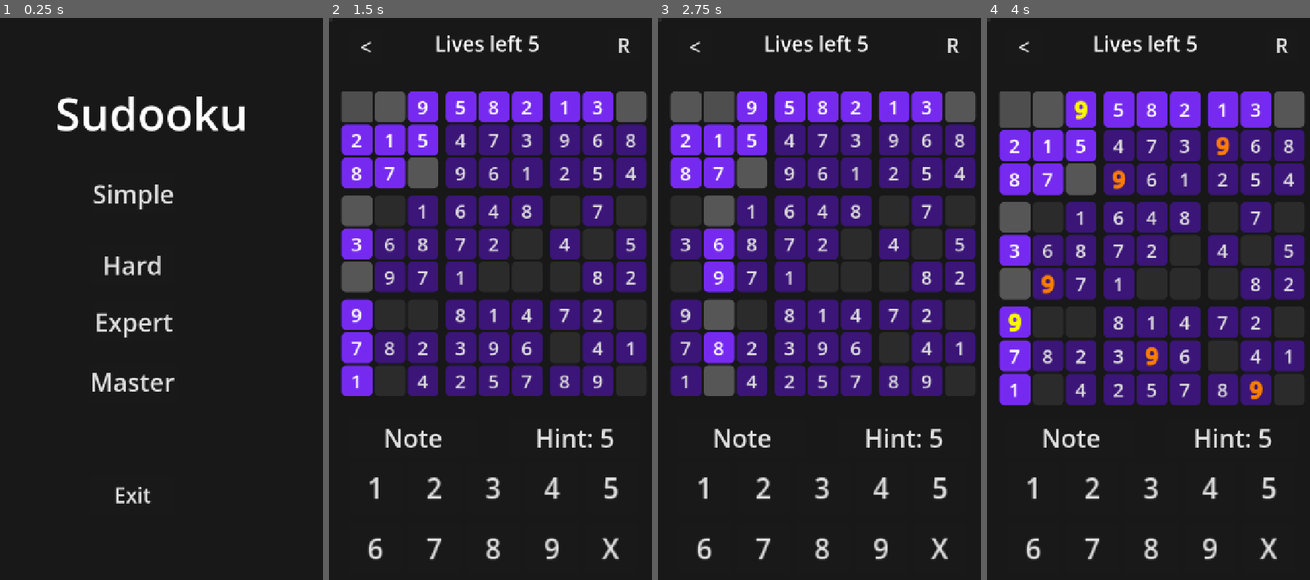
Above: before the commit, frames 1-4 (left to right).
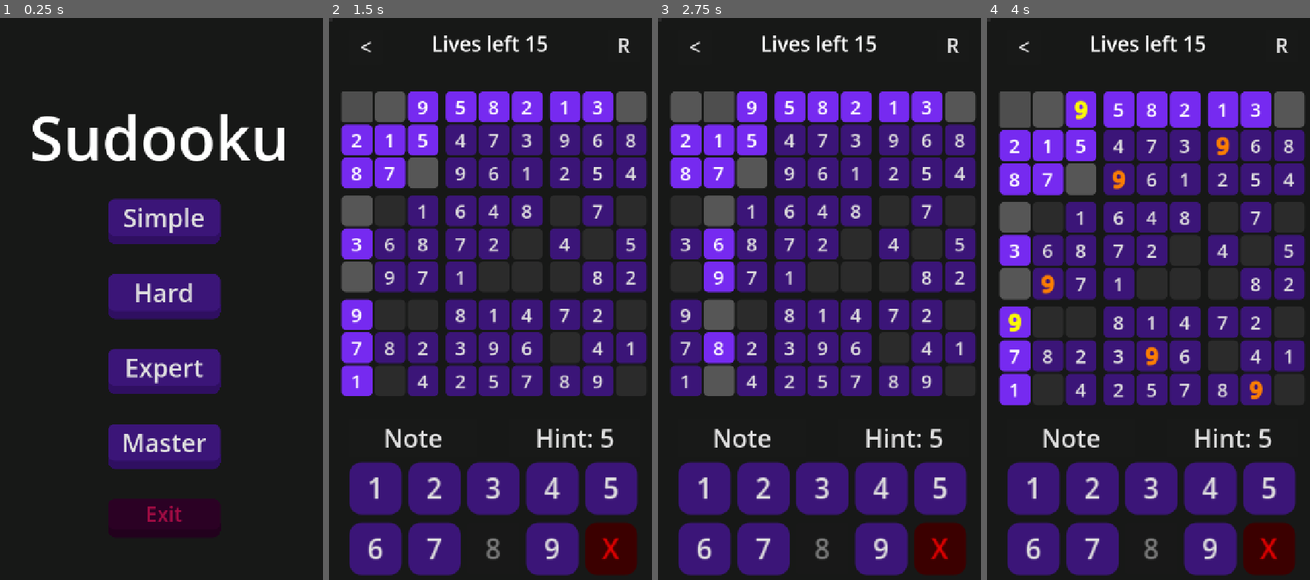
Above: after the commit, the same moments.

Repository: ba6ul/Sudooku
Game: Godot game, scene res://scenes/MainMenu.tscn
Two runs of this game, one before a commit and one after it. Both use one fixed random seed, a clock stepped at 60 frames per second and the inputs below.
Inputs (mouse positions are in pixels of both pictures, inside the frame that each line leads up to):
- Up to frame 1 (0.25 s): no input
- Up to frame 2 (1.5 s): click "Simple" at 0.5 s; click (358, 107) at 1.27 s
- Up to frame 3 (2.75 s): click (719, 107) at 2.02 s
- Up to frame 4 (4 s): click "9" at 2.75 s; click (1016, 107) at 3.52 s

The runs differ from the first frame. In frame 1, 16% of the frame differs, in the area x 9-89%, y 13-90%; in frame 2, 14%; in frame 3, 14%; in frame 4, 14%.

Commit message:
Improved UI and Highlighting, Added Win/Lose Scenes, and Organized Code
- Added custom UI themes
- Created Win and Lose scenes
- Improved overall UI layout and styling
- Enhanced highlight function performance (2x faster)
- Organized and cleaned up code structure

Diff:
--- a/project.godot
+++ b/project.godot
@@ -24,6 +24,7 @@
 
 window/size/viewport_width=720
 window/size/viewport_height=1280
+window/size/mode=1
 window/size/resizable=false
 window/size/window_width_override=360
 window/size/window_height_override=640
--- a/scenes/Game.tscn
+++ b/scenes/Game.tscn
@@ -1,13 +1,12 @@
 [gd_scene load_steps=6 format=3 uid="uid://cwh3rvrytveu7"]
 
 [ext_resource type="Script" uid="uid://cl6j45efhdttb" path="res://scripts/game.gd" id="1_cdfni"]
+[ext_resource type="Theme" uid="uid://bym84v7my4448" path="res://scenes/keypad.tres" id="2_78awf"]
 [ext_resource type="Script" uid="uid://caw6uv71qvqg5" path="res://scenes/game_ui_buttons.gd" id="2_cpr0p"]
 
 [sub_resource type="StyleBoxEmpty" id="StyleBoxEmpty_78awf"]
 
 [sub_resource type="StyleBoxEmpty" id="StyleBoxEmpty_qbsmt"]
-
-[sub_resource type="StyleBoxEmpty" id="StyleBoxEmpty_cpr0p"]
 
 [node name="SudookuGame" type="Node2D"]
 script = ExtResource("1_cdfni")
@@ -33,6 +32,7 @@
 [node name="Button" type="Button" parent="SelectGrid"]
 custom_minimum_size = Vector2(64, 64)
 layout_mode = 2
+theme = ExtResource("2_78awf")
 theme_override_font_sizes/font_size = 34
 theme_override_styles/focus = SubResource("StyleBoxEmpty_78awf")
 text = "1"
@@ -40,6 +40,7 @@
 [node name="Button2" type="Button" parent="SelectGrid"]
 custom_minimum_size = Vector2(64, 64)
 layout_mode = 2
+theme = ExtResource("2_78awf")
 theme_override_font_sizes/font_size = 34
 theme_override_styles/focus = SubResource("StyleBoxEmpty_78awf")
 text = "2"
@@ -47,6 +48,7 @@
 [node name="Button3" type="Button" parent="SelectGrid"]
 custom_minimum_size = Vector2(64, 64)
 layout_mode = 2
+theme = ExtResource("2_78awf")
 theme_override_font_sizes/font_size = 34
 theme_override_styles/focus = SubResource("StyleBoxEmpty_78awf")
 text = "3"
@@ -54,6 +56,7 @@
 [node name="Button4" type="Button" parent="SelectGrid"]
 custom_minimum_size = Vector2(64, 64)
 layout_mode = 2
+theme = ExtResource("2_78awf")
 theme_override_font_sizes/font_size = 34
 theme_override_styles/focus = SubResource("StyleBoxEmpty_78awf")
 text = "4"
@@ -61,6 +64,7 @@
 [node name="Button5" type="Button" parent="SelectGrid"]
 custom_minimum_size = Vector2(64, 64)
 layout_mode = 2
+theme = ExtResource("2_78awf")
 theme_override_font_sizes/font_size = 34
 theme_override_styles/focus = SubResource("StyleBoxEmpty_78awf")
 text = "5"
@@ -68,6 +72,7 @@
 [node name="Button6" type="Button" parent="SelectGrid"]
 custom_minimum_size = Vector2(64, 64)
 layout_mode = 2
+theme = ExtResource("2_78awf")
 theme_override_font_sizes/font_size = 34
 theme_override_styles/focus = SubResource("StyleBoxEmpty_78awf")
 text = "6"
@@ -75,6 +80,7 @@
 [node name="Button7" type="Button" parent="SelectGrid"]
 custom_minimum_size = Vector2(64, 64)
 layout_mode = 2
+theme = ExtResource("2_78awf")
 theme_override_font_sizes/font_size = 34
 theme_override_styles/focus = SubResource("StyleBoxEmpty_78awf")
 text = "7"
@@ -82,6 +88,7 @@
 [node name="Button8" type="Button" parent="SelectGrid"]
 custom_minimum_size = Vector2(64, 64)
 layout_mode = 2
+theme = ExtResource("2_78awf")
 theme_override_font_sizes/font_size = 34
 theme_override_styles/focus = SubResource("StyleBoxEmpty_78awf")
 text = "8"
@@ -89,6 +96,7 @@
 [node name="Button9" type="Button" parent="SelectGrid"]
 custom_minimum_size = Vector2(64, 64)
 layout_mode = 2
+theme = ExtResource("2_78awf")
 theme_override_font_sizes/font_size = 34
 theme_override_styles/focus = SubResource("StyleBoxEmpty_78awf")
 text = "9"
@@ -164,6 +172,7 @@
 text = "Note"
 
 [node name="clear_Button" type="Button" parent="UI Buttons"]
+self_modulate = Color(1, 0, 0, 1)
 custom_minimum_size = Vector2(64, 64)
 layout_mode = 0
 offset_left = 562.4
@@ -171,8 +180,8 @@
 offset_right = 626.4
 offset_bottom = 1174.2
 scale = Vector2(1.8, 1.8)
+theme = ExtResource("2_78awf")
 theme_override_font_sizes/font_size = 34
-theme_override_styles/focus = SubResource("StyleBoxEmpty_cpr0p")
 text = "X"
 
 [connection signal="pressed" from="UI Buttons/HintButton" to="." method="_on_hint_button_pressed"]
--- /dev/null
+++ b/scenes/MainMenu.tres
@@ -0,0 +1,22 @@
+[gd_resource type="Theme" load_steps=3 format=3 uid="uid://c38rj6xd6og8i"]
+
+[sub_resource type="StyleBoxFlat" id="StyleBoxFlat_420sr"]
+
+[sub_resource type="StyleBoxFlat" id="StyleBoxFlat_ukcvp"]
+bg_color = Color(0.231373, 0.0823529, 0.470588, 1)
+border_width_bottom = 18
+border_color = Color(0.183, 0.0586812, 0.382038, 1)
+corner_radius_top_left = 15
+corner_radius_top_right = 15
+corner_radius_bottom_right = 15
+corner_radius_bottom_left = 15
+expand_margin_left = 30.0
+expand_margin_top = 2.0
+expand_margin_right = 30.0
+expand_margin_bottom = 2.0
+
+[resource]
+Button/styles/focus = SubResource("StyleBoxFlat_420sr")
+Button/styles/hover = SubResource("StyleBoxFlat_ukcvp")
+Button/styles/normal = SubResource("StyleBoxFlat_ukcvp")
+Button/styles/pressed = SubResource("StyleBoxFlat_ukcvp")
--- a/scenes/MainMenu.tscn
+++ b/scenes/MainMenu.tscn
@@ -1,4 +1,6 @@
-[gd_scene load_steps=2 format=3 uid="uid://b8cfij1hitehy"]
+[gd_scene load_steps=3 format=3 uid="uid://b8cfij1hitehy"]
+
+[ext_resource type="Theme" uid="uid://c38rj6xd6og8i" path="res://scenes/MainMenu.tres" id="1_yqorp"]
 
 [sub_resource type="GDScript" id="GDScript_ukcvp"]
 script/source = "extends Node2D
@@ -41,56 +43,68 @@
 [node name="MainMenu" type="Node2D"]
 script = SubResource("GDScript_ukcvp")
 
-[node name="Label" type="Label" parent="."]
-offset_left = 121.0
-offset_top = 139.0
-offset_right = 545.0
-offset_bottom = 276.0
-theme_override_font_sizes/font_size = 100
+[node name="ColorRect" type="ColorRect" parent="."]
+offset_right = 720.0
+offset_bottom = 1280.0
+color = Color(0.0901961, 0.0941176, 0.0901961, 1)
+
+[node name="Label" type="Label" parent="ColorRect"]
+z_index = 2
+layout_mode = 2
+offset_left = 64.0
+offset_top = 168.0
+offset_right = 640.0
+offset_bottom = 320.0
+theme_override_font_sizes/font_size = 135
 text = "Sudooku"
 
-[node name="Easy" type="Button" parent="."]
-offset_left = 199.0
-offset_top = 343.0
-offset_right = 386.0
-offset_bottom = 430.0
+[node name="VBoxContainer" type="VBoxContainer" parent="ColorRect"]
+layout_mode = 1
+anchors_preset = 13
+anchor_left = 0.5
+anchor_right = 0.5
+anchor_bottom = 1.0
+offset_left = -93.0
+offset_top = 400.0
+offset_right = 93.0
+offset_bottom = 400.0
+grow_horizontal = 2
+grow_vertical = 2
+theme_override_constants/separation = 70
+
+[node name="Easy" type="Button" parent="ColorRect/VBoxContainer"]
+layout_mode = 2
+theme = ExtResource("1_yqorp")
 theme_override_font_sizes/font_size = 55
 text = "Simple"
 
-[node name="Hard" type="Button" parent="."]
-offset_left = 199.0
-offset_top = 500.0
-offset_right = 383.0
-offset_bottom = 587.0
+[node name="Hard" type="Button" parent="ColorRect/VBoxContainer"]
+layout_mode = 2
+theme = ExtResource("1_yqorp")
 theme_override_font_sizes/font_size = 55
 text = "Hard"
 
-[node name="Expert" type="Button" parent="."]
-offset_left = 202.0
-offset_top = 625.0
-offset_right = 386.0
-offset_bottom = 712.0
+[node name="Expert" type="Button" parent="ColorRect/VBoxContainer"]
+layout_mode = 2
+theme = ExtResource("1_yqorp")
 theme_override_font_sizes/font_size = 55
 text = "Expert"
 
-[node name="Master" type="Button" parent="."]
-offset_left = 193.0
-offset_top = 757.0
-offset_right = 387.0
-offset_bottom = 844.0
+[node name="Master" type="Button" parent="ColorRect/VBoxContainer"]
+layout_mode = 2
+theme = ExtResource("1_yqorp")
 theme_override_font_sizes/font_size = 55
 text = "Master"
 
-[node name="Exit" type="Button" parent="."]
-offset_left = 200.0
-offset_top = 1006.0
-offset_right = 384.0
-offset_bottom = 1094.0
+[node name="Exit" type="Button" parent="ColorRect/VBoxContainer"]
+modulate = Color(0.726208, 0.055199, 0.303172, 1)
+layout_mode = 2
+theme = ExtResource("1_yqorp")
 theme_override_font_sizes/font_size = 45
 text = "Exit"
 
-[connection signal="pressed" from="Easy" to="." method="_on_easy_pressed"]
-[connection signal="pressed" from="Hard" to="." method="_on_hard_pressed"]
-[connection signal="pressed" from="Expert" to="." method="_on_expert_pressed"]
-[connection signal="pressed" from="Master" to="." method="_on_master_pressed"]
-[connection signal="pressed" from="Exit" to="." method="_on_button_2_pressed"]
+[connection signal="pressed" from="ColorRect/VBoxContainer/Easy" to="." method="_on_easy_pressed"]
+[connection signal="pressed" from="ColorRect/VBoxContainer/Hard" to="." method="_on_hard_pressed"]
+[connection signal="pressed" from="ColorRect/VBoxContainer/Expert" to="." method="_on_expert_pressed"]
+[connection signal="pressed" from="ColorRect/VBoxContainer/Master" to="." method="_on_master_pressed"]
+[connection signal="pressed" from="ColorRect/VBoxContainer/Exit" to="." method="_on_button_2_pressed"]
--- /dev/null
+++ b/scenes/keypad.tres
@@ -0,0 +1,17 @@
+[gd_resource type="Theme" load_steps=3 format=3 uid="uid://bym84v7my4448"]
+
+[sub_resource type="StyleBoxFlat" id="StyleBoxFlat_6e77i"]
+
+[sub_resource type="StyleBoxFlat" id="StyleBoxFlat_ukcvp"]
+bg_color = Color(0.231373, 0.0823529, 0.470588, 1)
+border_color = Color(0.183, 0.0586812, 0.382038, 1)
+corner_radius_top_left = 15
+corner_radius_top_right = 15
+corner_radius_bottom_right = 15
+corner_radius_bottom_left = 15
+
+[resource]
+Button/styles/focus = SubResource("StyleBoxFlat_6e77i")
+Button/styles/hover = SubResource("StyleBoxFlat_ukcvp")
+Button/styles/normal = SubResource("StyleBoxFlat_ukcvp")
+Button/styles/pressed = SubResource("StyleBoxFlat_ukcvp")
--- a/scripts/Highlighter.gd
+++ b/scripts/Highlighter.gd
@@ -38,39 +38,24 @@
 
 # Highlights ROW,COL,SUB-GRID
 func highlight_related_cells(GRID_SIZE,game_grid,pos: Vector2i):
-	reset_cell_colors(GRID_SIZE,game_grid)
+	var row = pos.x
+	var col = pos.y
 
-	var row = pos[0]
-	var col = pos[1]
-
-	# Creates Subgrid
+	# calculate SUB-GRID
 	var subgrid_row_start = int(row / 3) * 3
 	var subgrid_col_start = int(col / 3) * 3
 
-	# Loops and Checks row, col, subgrid
+	# Loop through the the "GRID_SIZE"
 	for i in range(GRID_SIZE):
 		for j in range(GRID_SIZE):
 			var btn = game_grid[i][j] as Button
+			btn.modulate = Settings.highlight_modulate
 
-			var current_bg_color = btn.get_theme_stylebox("normal").bg_color
-
-			if i == row and j == col:
-				# Highlight Selected Button
-				btn.modulate = Settings.highlight_modulate
-			elif i == row or j == col:
-				# Highlight empty ROW and COL
-				if current_bg_color != Color.DARK_RED:
-					btn.modulate = Settings.highlight_modulate
-			elif (i >= subgrid_row_start and i < subgrid_row_start + 3 and
-				  j >= subgrid_col_start and j < subgrid_col_start + 3):
-				#Highlight sub-Grid
-				if current_bg_color !=  Color.DARK_RED:
-					btn.modulate = Settings.highlight_modulate
-
-# reset (Highlights ROW,COL,SUB-GRID)
-func reset_cell_colors(GRID_SIZE,game_grid):
-	for i in range(GRID_SIZE):
-		for j in range(GRID_SIZE):
-
-			var btn = game_grid[i][j] as Button
-			btn.modulate = Color(1, 1, 1, 1)
+		# Highlight Effect condition
+			if (i == row or j == col or
+				(i >= subgrid_row_start and i < subgrid_row_start + 3 and
+				 j >= subgrid_col_start and j < subgrid_col_start + 3)
+			):
+				btn.modulate = Settings.highlight_modulate # Highlight Effect
+			else:
+				btn.modulate = Color(1, 1, 1, 1)
--- a/scripts/game.gd
+++ b/scripts/game.gd
@@ -12,7 +12,7 @@
 
 var note_mode = false
 
-var lives = 5
+var lives = 15
 
 # Game Grid
 var game_grid = [] # Holds the buttons present in the Game Scene
@@ -20,19 +20,21 @@
 var solution_grid = [] # Holds the answer to the puzzle
 var solution_count = 0 # No. of valid solution to a solution grid, used only for generating valid grid
 
+var digit_counts = [0, 0, 0, 0, 0, 0, 0, 0, 0, 0]  # Track occurrences of each digit (1-9,index 0 unused)
+
 var selected_button:Vector2i = Vector2(-1, -1)
 var select_button_answer = 0
 
 const GRID_SIZE = 9
 
-# Called when the node enters the scene tree for the first time.
+
 func _ready():
 	bind_selectgrid_button_actions()
 	init_game()
 
 	var hint_status = hint_system.get_hint_status()
 	hint_button.text = "Hint: " + str(hint_status["hints_remaining"])
-
+	initialize_digit_counts()
 
 # Called every frame. 'delta' is the elapsed time since the previous frame.
 func _process(delta):
@@ -101,46 +103,6 @@
 	button.pressed.connect(_on_grid_button_pressed.bind(pos, ans))	#grid button press signal
 	return button
 
-# v4 Highlight
-#func highlight_related_cells(pos: Vector2i):
-	#reset_cell_colors()
-#
-	#var row = pos[0]
-	#var col = pos[1]
-#
-	## Creates Subgrid
-	#var subgrid_row_start = int(row / 3) * 3
-	#var subgrid_col_start = int(col / 3) * 3
-#
-	## Loops and Checks row, col, subgrid
-	#for i in range(GRID_SIZE):
-		#for j in range(GRID_SIZE):
-			#var btn = game_grid[i][j] as Button
-			#
-			#var current_bg_color = btn.get_theme_stylebox("normal").bg_color
-#
-			#if i == row and j == col:
-				## Highlight Selected Button
-				#btn.modulate = Settings.highlight_modulate
-			#elif i == row or j == col:
-				## Highlight empty ROW and COL
-				#if current_bg_color != Color.DARK_RED:
-					#btn.modulate = Settings.highlight_modulate
-			#elif (i >= subgrid_row_start and i < subgrid_row_start + 3 and
-				  #j >= subgrid_col_start and j < subgrid_col_start + 3):
-				##Highlight sub-Grid
-				#if current_bg_color !=  Color.DARK_RED:
-					#btn.modulate = Settings.highlight_modulate
-#
-## Change back color
-#func reset_cell_colors():
-	#for i in range(GRID_SIZE):
-		#for j in range(GRID_SIZE):
-#
-			#var btn = game_grid[i][j] as Button
-			#btn.modulate = Color(1, 1, 1, 1)
-
-
 func _on_grid_button_pressed(pos: Vector2i, ans):
 	selected_button = pos
 	select_button_answer = ans
@@ -158,9 +120,7 @@
 		for button in $SelectGrid.get_children():
 			button.disabled = true
 	else:
-		# Enable for (empty cells, notes, incorrect)
-		for button in $SelectGrid.get_children():
-			button.disabled = false
+		update_numpad_buttons()
 
 
 	# highlight same numbers matching instances
@@ -227,7 +187,8 @@
 						change_scene()
 
 		# Make sure to highlight the cell back after new Input
-		highlighter.highlight_related_cells(GRID_SIZE,game_grid,position)
+		highlighter.highlight_related_cells(GRID_SIZE,game_grid,selected_button)
+	update_digit_counts(number_pressed)
 
 func lives_update():
 	lives_label.text = "Lives left " + str(lives)
@@ -372,8 +333,17 @@
 
 		# Ensure only editable cells can be cleared and prevent clearing correct answers
 		if puzzle[row][col] == 0 and grid_selected_button.text != str(solution_grid[row][col]):
+			#retrieve celaring number and decrement_digit_count before clearing
+			if grid_selected_button.text != "":
+				var cleared_number = int(grid_selected_button.text)
+				decrement_digit_count(cleared_number)
+
+			#Sets wrong ans(red) bg to normal
+			var stylebox:StyleBoxFlat = grid_selected_button.get_theme_stylebox("normal").duplicate(true)
+			stylebox.bg_color = Settings.empty_Cell_rang
+			grid_selected_button.add_theme_stylebox_override("normal", stylebox)
+
 			grid_selected_button.text = ""
-			highlighter.reset_cell_colors(GRID_SIZE,game_grid)
 			NoteHandler.clear_notes(row, col)
 
 func check_puzzle_solved() -> bool:
@@ -400,3 +370,37 @@
 		note_toggle.text = "Note: OFF"
 		note_toggle.set("theme_override_colors/font_focus_color" ,Color.WHITE)
 		print(note_toggle.text)
+
+
+func initialize_digit_counts():
+	# Reset
+	for i in range(digit_counts.size()):
+		digit_counts[i] = 0
+
+	# Count pre-filled Numbers
+	for row in range(GRID_SIZE):
+		for col in range(GRID_SIZE):
+			var num = puzzle[row][col]
+			if num > 0:
+				digit_counts[num] += 1
+
+	# Update after counting
+	update_numpad_buttons()
+
+# Func to ignore note numbers
+func update_digit_counts(number_pressed):
+	if !note_mode:
+		digit_counts[number_pressed] += 1
+		update_numpad_buttons()
+
+# decrement digit count, if removed from wrong cells
+func decrement_digit_count(number):
+	if number > 0 and number <= 9:
+		digit_counts[number] -= 1
+		update_numpad_buttons()
+
+# Disable numpad buttons
+func update_numpad_buttons():
+	for i in range(1, 10):
+		var button = $SelectGrid.get_children()[i-1]
+		button.disabled = digit_counts[i] >= 9
